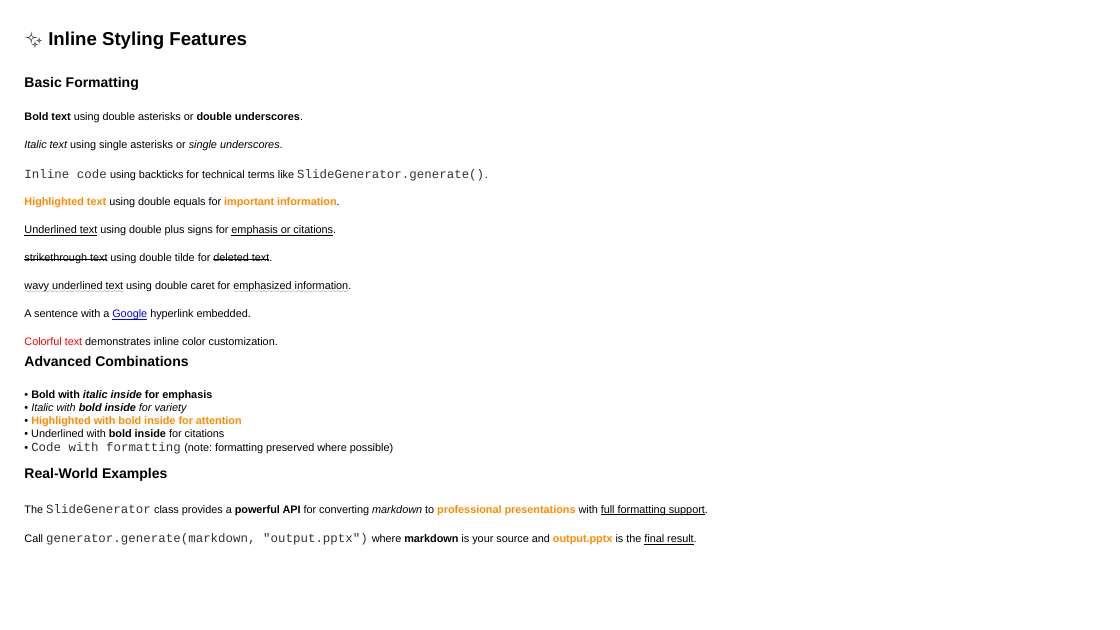
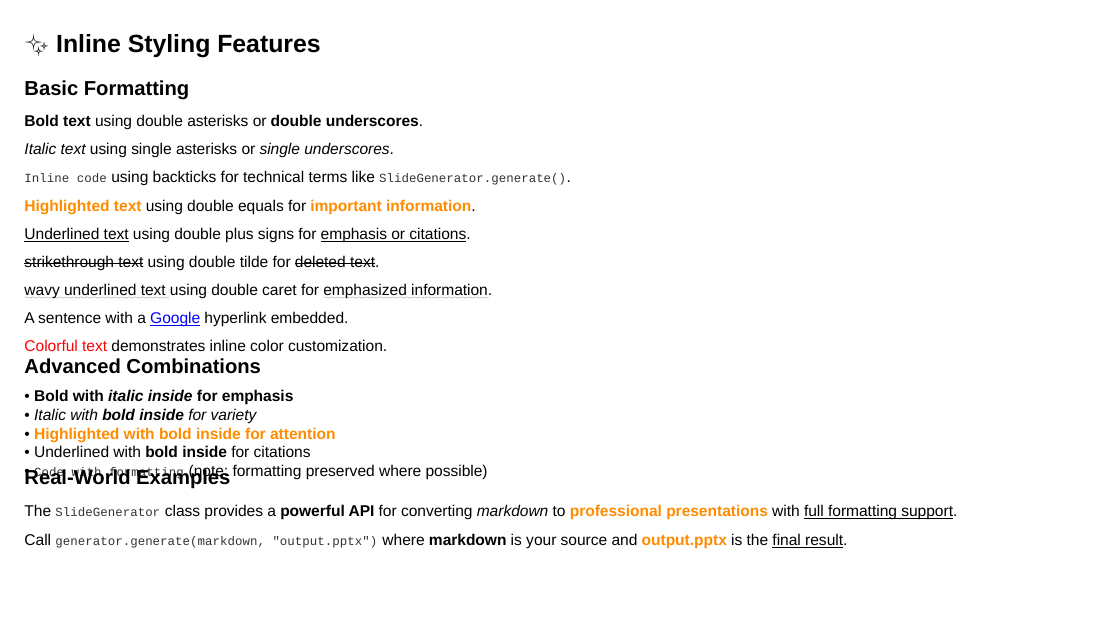
Before and after one commit to louisazhou/slidegenerator, a slide deck: slide 2 of output/comprehensive_demo_default.pptx. Drawn at 1120x630 pixels with LibreOffice and Linux fonts; fonts in the diff are those of the drawing. Boxes give left, top, right and bottom in pixels: in the first picture for what was removed or moved away, otherwise in the second. Text is boxed around its words. In the diff, an @@ line names an element or a change of style, - is before the commit and + after.

```diff
--- a/output/comprehensive_demo_default.pptx
+++ b/output/comprehensive_demo_default.pptx
@@ text "✨ Inline Styling Features" at bbox=[56, 34, 320, 58]: size 12 to 16 pt @@
@@ text "Inline code using backticks for ..." at bbox=[24, 170, 566, 185]: size 7 to 10 pt in "using backticks for technical terms like SlideGenerator.gene ..." @@
@@ size 7 to 10 pt in 9 elements at bbox=[24, 114, 423, 129], bbox=[24, 142, 394, 157], bbox=[24, 199, 476, 215], bbox=[24, 227, 470, 243], bbox=[24, 255, 379, 271], bbox=[24, 283, 492, 299], bbox=[24, 311, 349, 327], bbox=[24, 339, 387, 351], bbox=[34, 389, 488, 480] @@
@@ size 9 to 13 pt in 3 elements at bbox=[24, 80, 189, 100], bbox=[24, 358, 260, 374], bbox=[24, 468, 230, 488] @@
@@ text "The SlideGenerator class provides a ..." at bbox=[24, 504, 957, 519]: size 7 to 10 pt in "The class provides a powerful API for ..." @@
@@ text "Call generator.generate(markdown, "output.pptx") where markd ..." at bbox=[24, 533, 847, 548]: size 7 to 10 pt in "Call where markdown is your source and ..." @@
```
Also in this commit, not shown: 19 other slides changed, 21 other files.
